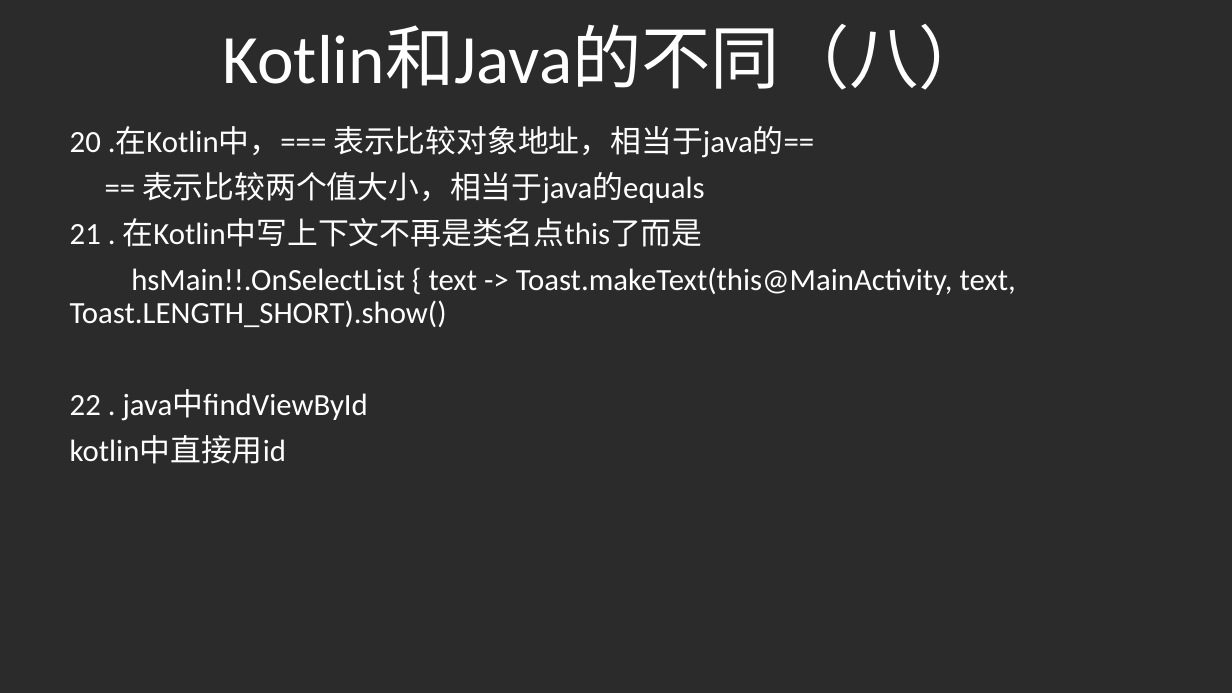
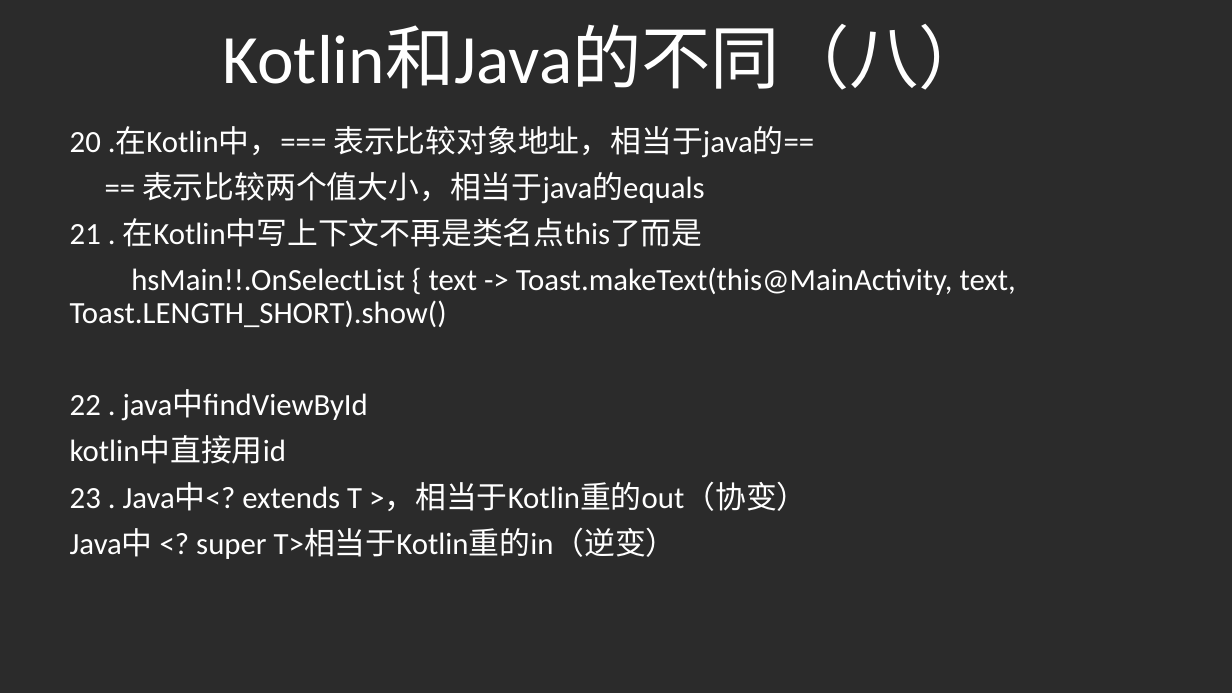
Before and after one commit to gaoleicoding/HelloKotlin, a slide deck: slide 12 of KotlinApp/Kotlin分享.pptx. Drawn at 1232x693 pixels with LibreOffice and Linux fonts; fonts in the diff are those of the drawing; background and template pictures are left out; a plain dark background stands for a picture behind light text. Boxes give left, top, right and bottom in pixels: in the first picture for what was removed or moved away, otherwise in the second. Text is boxed around its words. In the diff, an @@ line names an element or a change of style, - is before the commit and + after.

Commit message:
修改ppt

```diff
--- a/KotlinApp/Kotlin分享.pptx
+++ b/KotlinApp/Kotlin分享.pptx
@@ subtitle at bbox=[70, 482, 807, 559]: paragraphs added @@
+23 . Java中<? extends T >，相当于Kotlin重的out（协变）
+Java中 <? super T>相当于Kotlin重的in（逆变）
```
